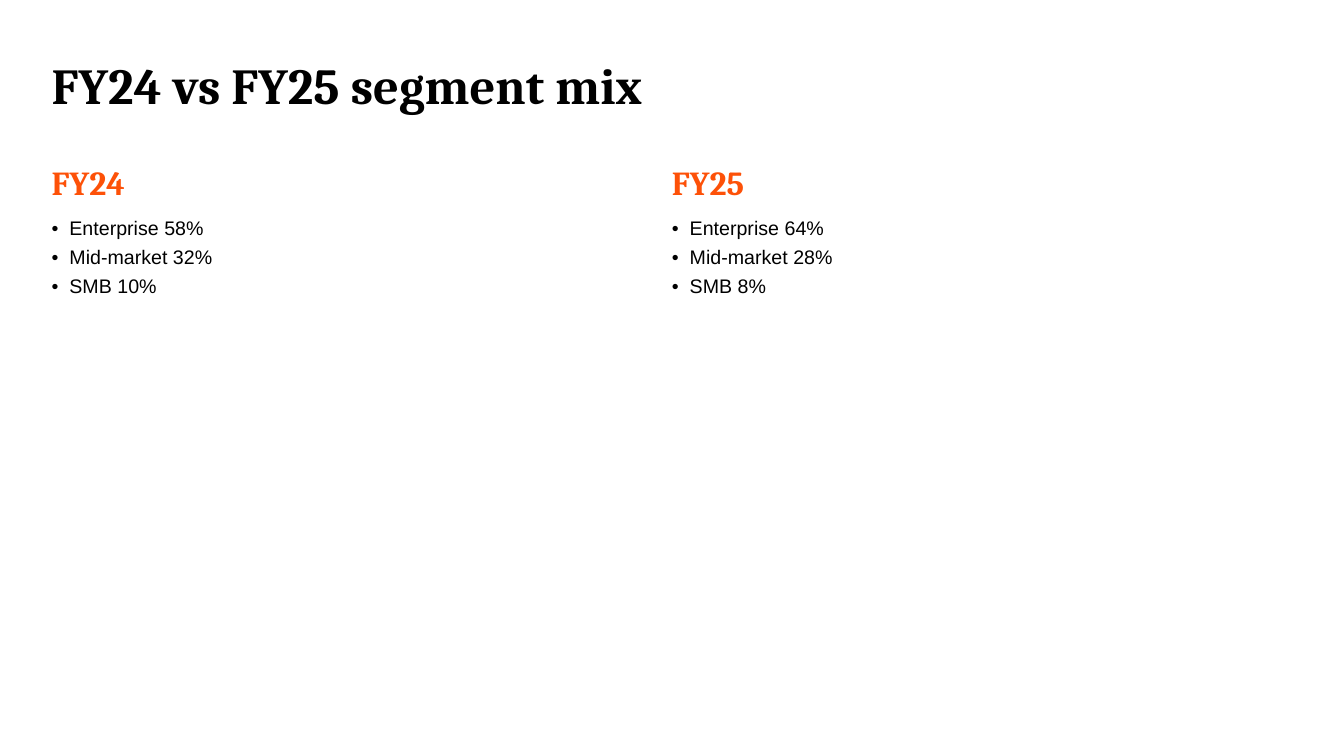
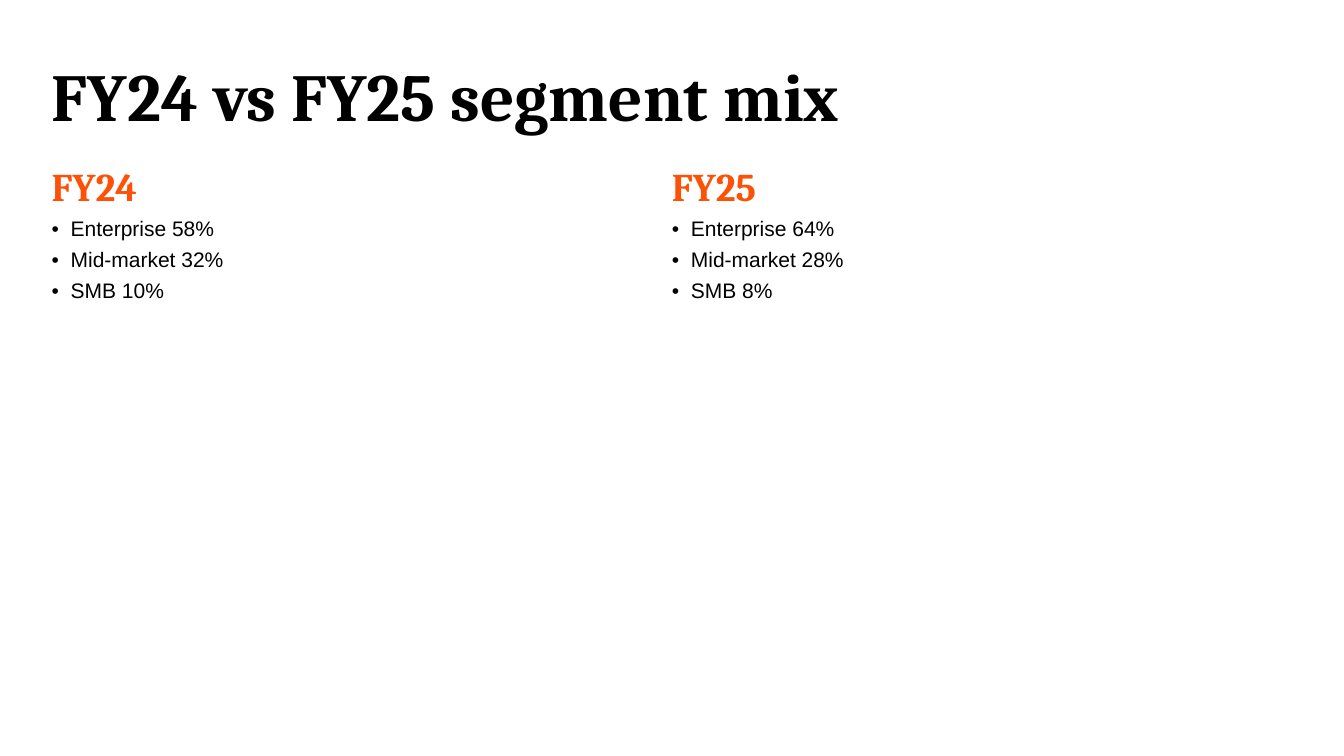
Before and after one commit to JakubNaskretski/pptx-skill-grid, a slide deck: slide 7 of examples/out.pptx. Drawn at 1344x756 pixels with LibreOffice and Linux fonts; fonts in the diff are those of the drawing. Boxes give left, top, right and bottom in pixels: in the first picture for what was removed or moved away, otherwise in the second. Text is boxed around its words. In the diff, an @@ line names an element or a change of style, - is before the commit and + after.

```diff
--- a/examples/out.pptx
+++ b/examples/out.pptx
@@ text "FY24 vs FY25 segment mix" at [52,74,839,136]: size 36 to 48 pt @@
@@ text "FY24" at [52,174,137,201]: size 24 to 28 pt @@
@@ text "FY25" at [672,174,756,202]: size 24 to 28 pt @@
@@ text "• Enterprise 58%" at [71,220,223,299]: size 14 to 15 pt @@
@@ text "• Enterprise 64%" at [691,220,844,299]: size 14 to 15 pt @@
```
Also in this commit, not shown: 9 other slides changed, 10 other files.
